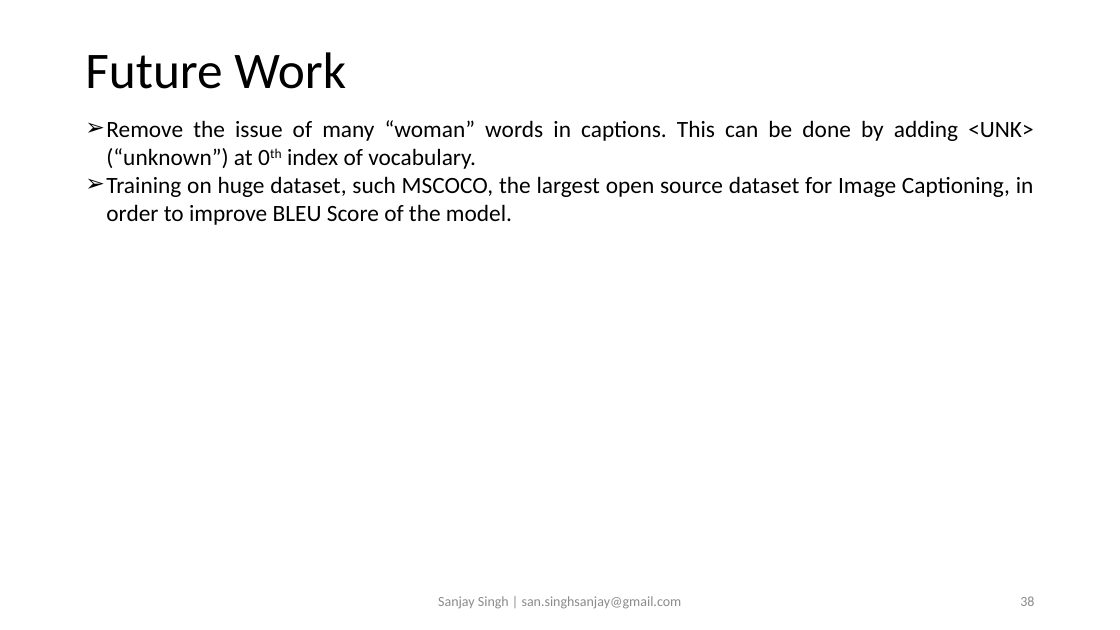
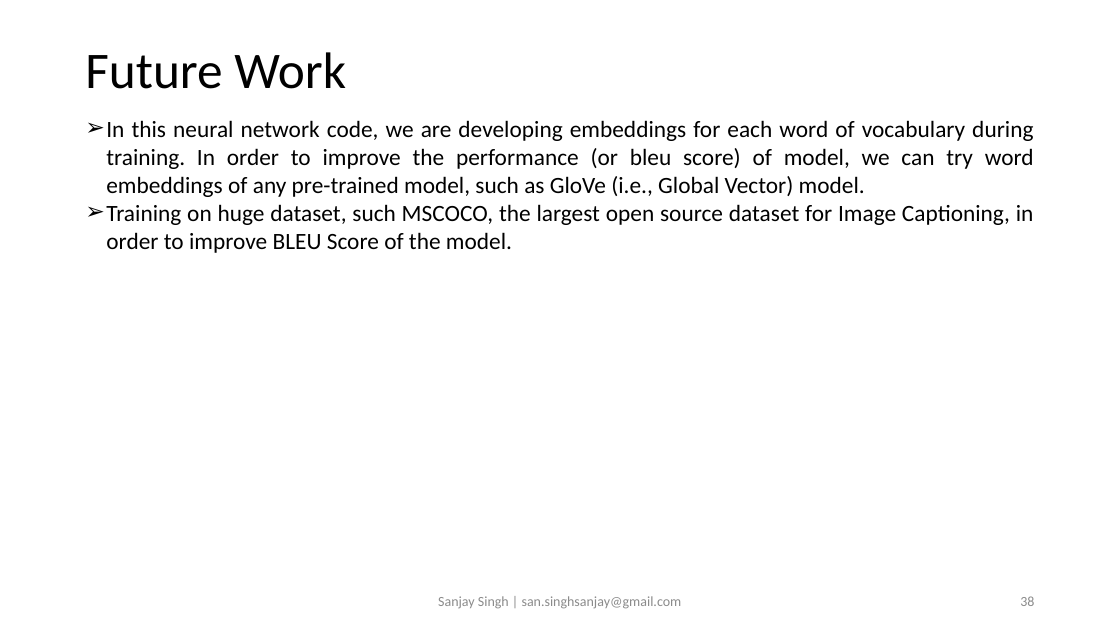
Before and after one commit to sansinghsanjay/Flickr8k_ImageCaptioning_AttentionMechanism, a slide deck: slide 38 of readme.pptx. Drawn at 1120x630 pixels with LibreOffice and Linux fonts; fonts in the diff are those of the drawing. Boxes give left, top, right and bottom in pixels: in the first picture for what was removed or moved away, otherwise in the second. Text is boxed around its words. In the diff, an @@ line names an element or a change of style, - is before the commit and + after.

```diff
--- a/readme.pptx
+++ b/readme.pptx
@@ text at (106, 120, 1034, 197): text changed @@
-➢ Remove the issue of many “woman” words in captions. This can be done by adding <UNK> (“unknown”) at 0th index of vocabulary.
+➢ In this neural network code, we are developing embeddings for each word of vocabulary during training. In order to improve the performance (or bleu score) of model, we can try word embeddings of any pre-trained model, such as GloVe (i.e., Global Vector) model.
```
Also in this commit, not shown: 5 other slides changed, 2 other files.
